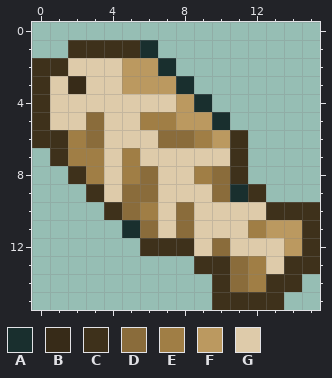
Pixel-art sprite -- mcl_fishing_salmon_cooked.png. Above is the file before it was changed.
The file is 16x16 pixels. Pixels under 10% opacity are left out. Colours within 5 levels of each other are drawn and written as one.
Palette (. is transparent): A #192f2e  B #372b18  C #3e311b  D #8a6c3b  E #a07e45  F #bb9960  G #decbaa
Pixels before, first column x 0:
 1 ..CCCCA.........
 2 CCGGGFFA........
 3 CGBGGFFFA.......
 4 CGGGGGGGFA......
 5 CGGDGGEEFFA.....
 6 CCEDGGGDDEFC....
 7 .CEEGEGGGGGC....
 8 ..CEGEDGGEDC....
 9 ...CGDDGGGDAC...
10 ....CDEGDGGGGCCC
11 .....ADGDGGGEFFC
12 ......CCCGDGGGFC
13 .........CCDEGCC
14 ..........CDECC.
15 ..........CCCC..
The same view after the edit:
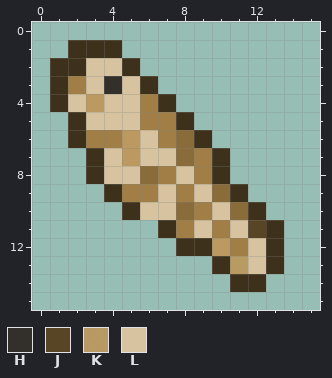
Colours new in this view: H #33302b  J #584526  K #ba985ff2  L #d7c39f
Change:
Changed rows in their new state; - is an unchanged pixel.
first column x 0:
 1 -----..---------
 2 .-CLLC..--------
 3 .CELHLC..-------
 4 .CLFLLEC..------
 5 ..CLLL--C..-----
 6 ..CEEFLE-C..----
 7 -..CLFLLDEC.----
 8 --.CLL-EL-C.----
 9 ---.CEELEL-C.---
10 ----.CLL-ELDC...
11 -----..CELELJC..
12 ------..-CFELC..
13 ---------.-KLC..
14 ----------.CC..-
15 ----------....--
Where, in picture pixels (left, top, right, bottom), the same in both pictures:
changed: (32, 40, 320, 310)
